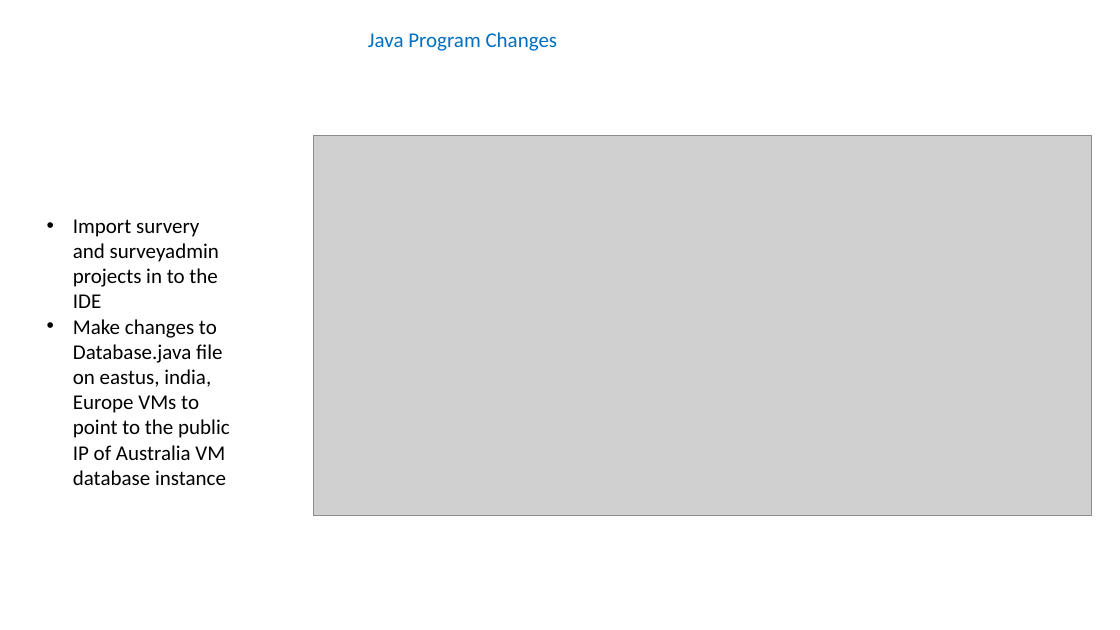
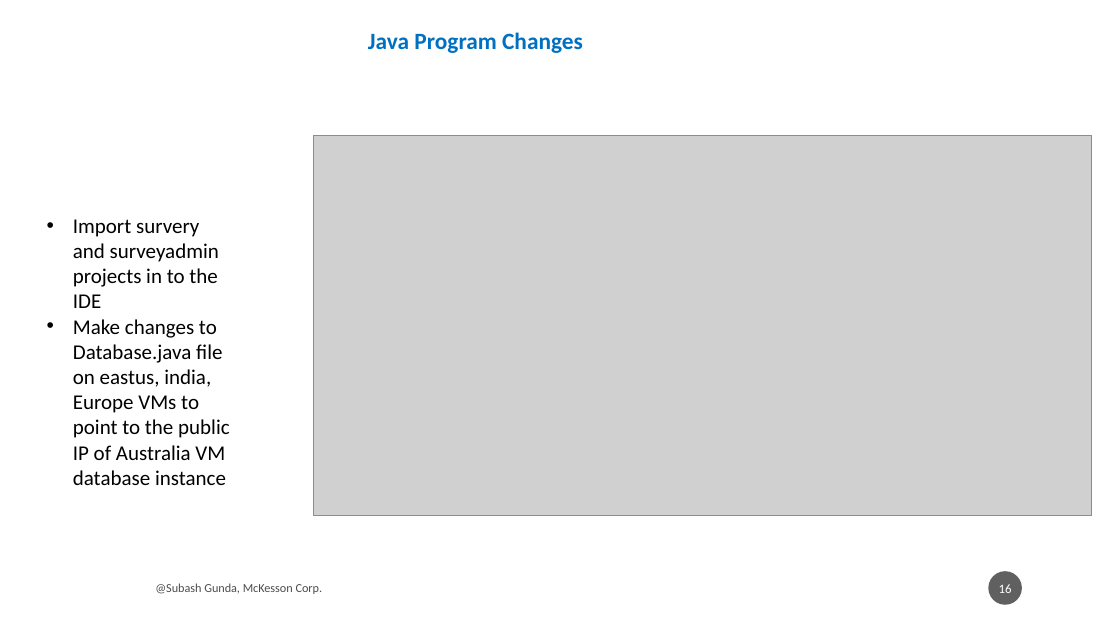
Before and after one commit to subhashgunda/deepazuremck, a slide deck: slide 16 of AzureTrafficManager_SubhashGunda.pptx. Drawn at 1120x630 pixels with LibreOffice and Linux fonts; fonts in the diff are those of the drawing; grey boxes stand for pictures. Boxes give left, top, right and bottom in pixels: in the first picture for what was removed or moved away, otherwise in the second. Text is boxed around its words. In the diff, an @@ line names an element or a change of style, - is before the commit and + after.

```diff
--- a/AzureTrafficManager_SubhashGunda.pptx
+++ b/AzureTrafficManager_SubhashGunda.pptx
@@ text "Java Program Changes" at bbox=[368, 32, 583, 53]: size 18 to 20 pt, bold on @@
@@ text added at bbox=[155, 583, 323, 594], 10.5 pt, text #000000 at 70% opacity @@
+@Subash Gunda, McKesson Corp.
@@ page number added at bbox=[989, 571, 1023, 605], fill #1D1D1D at 70% opacity, 11 pt, text #FFFFFF @@
+16
```
Also in this commit, not shown: 22 other slides changed, 6 slides added, 2 slides removed, 1 other file.
